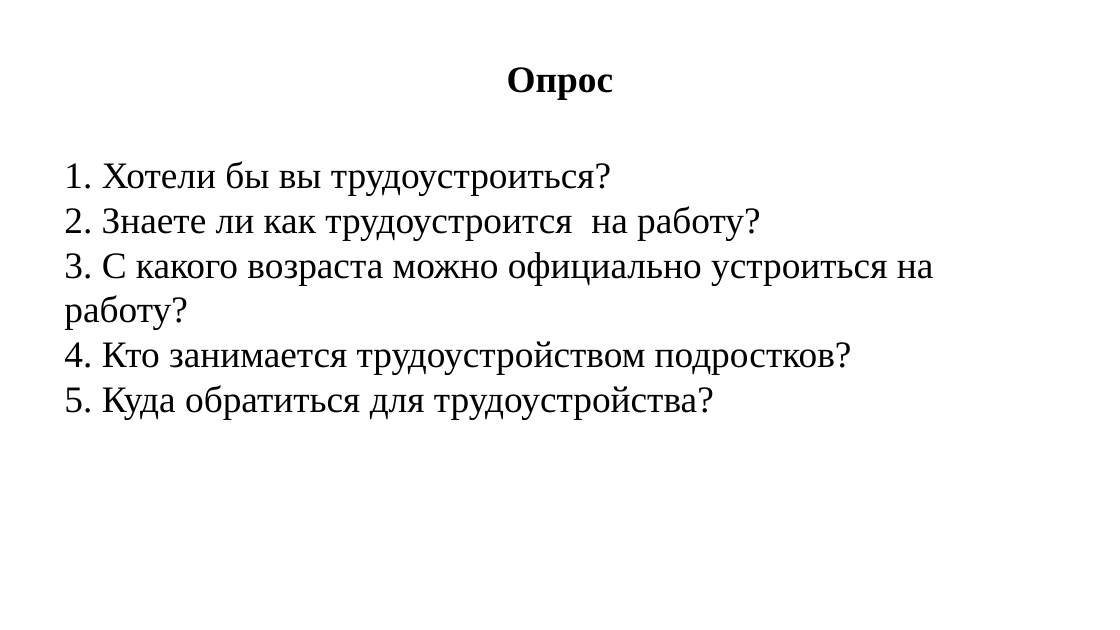
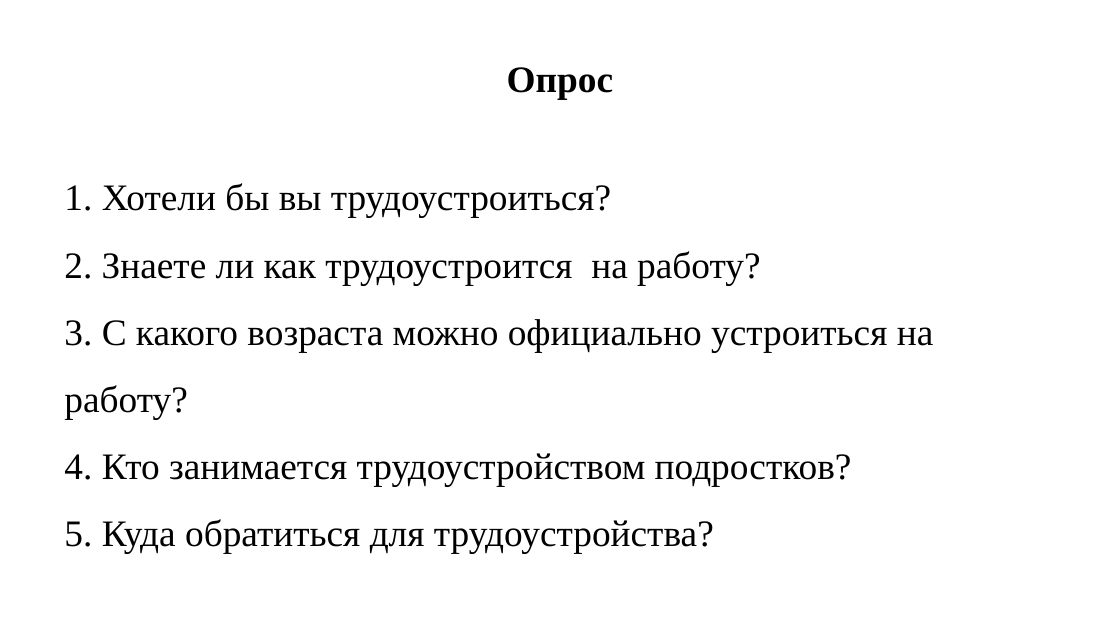
Before and after one commit to lolornok31/Proect, a slide deck: slide 3 of презнтация с текстом/Suknevich_prezentatsia.pptx. Drawn at 1120x630 pixels with LibreOffice and Linux fonts; fonts in the diff are those of the drawing. Boxes give left, top, right and bottom in pixels: in the first picture for what was removed or moved away, otherwise in the second. Text is boxed around its words. In the diff, an @@ line names an element or a change of style, - is before the commit and + after.

```diff
--- a/презнтация с текстом/Suknevich_prezentatsia.pptx
+++ b/презнтация с текстом/Suknevich_prezentatsia.pptx
@@ text "1. Хотели бы вы трудоустроиться?" at [64,183,934,554]: line spacing 1 to 1.5 @@
```
Also in this commit, not shown: 7 other slides changed, 2 slides added, 2 slides removed, 1 other file.
